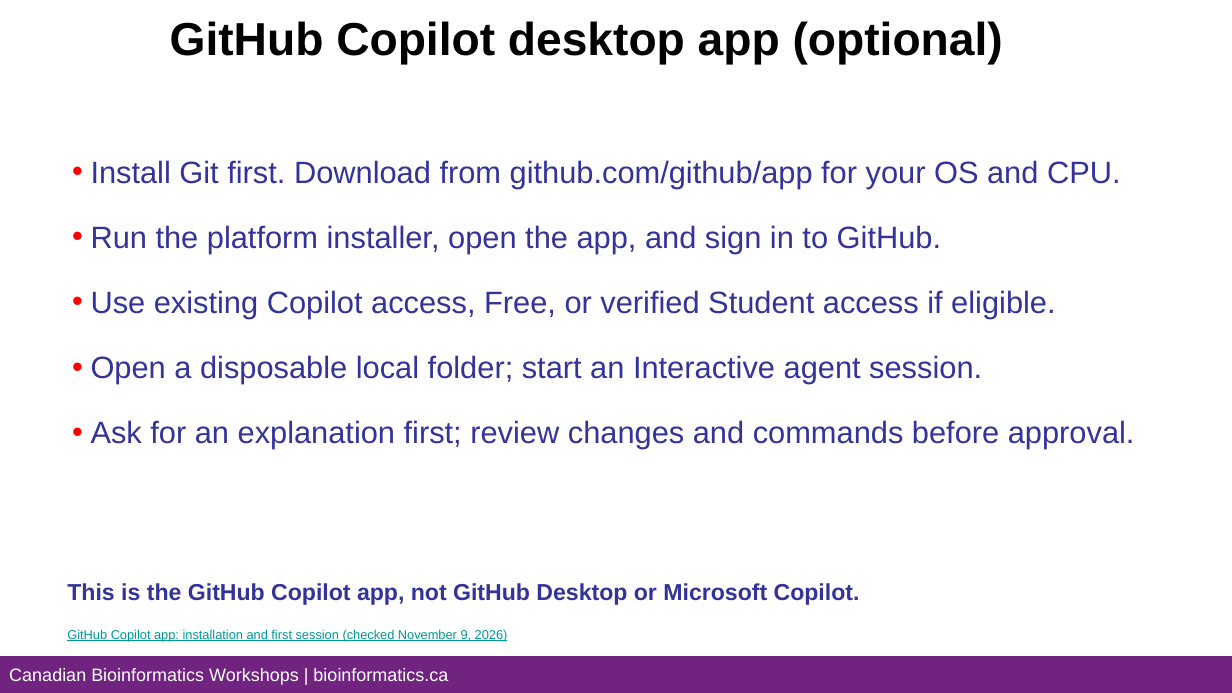
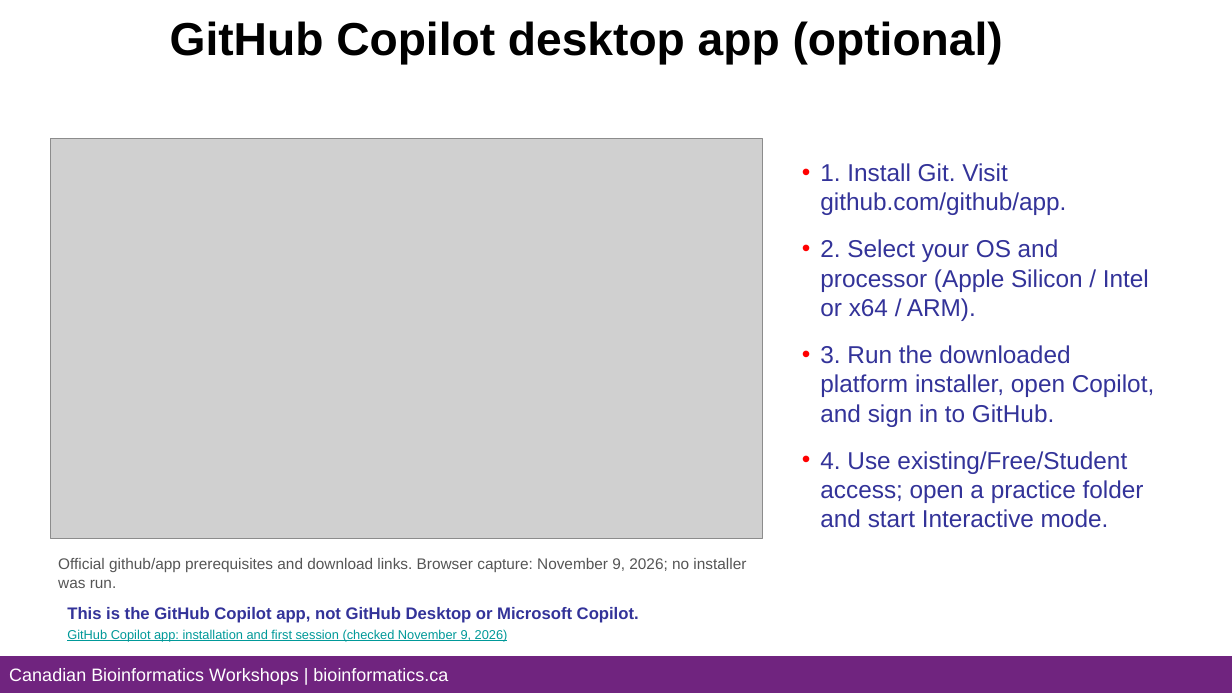
Before and after one commit to bioinformaticsdotca/LLM_Ed-2611, a slide deck: slide 11 of prework/LLM_Bioinformatics_Prework_Orientation.pptx (slide 10 before the commit). Drawn at 1232x693 pixels with LibreOffice and Linux fonts; fonts in the diff are those of the drawing; grey boxes stand for pictures; background and template pictures are left out. Boxes give left, top, right and bottom in pixels: in the first picture for what was removed or moved away, otherwise in the second. Text is boxed around its words. In the diff, an @@ line names an element or a change of style, - is before the commit and + after.

Commit message:
Illustrate AI tool installation and highlight Freebuff privacy risks

```diff
--- a/prework/LLM_Bioinformatics_Prework_Orientation.pptx
+++ b/prework/LLM_Bioinformatics_Prework_Orientation.pptx
@@ picture added at (51,139,762,539) @@
@@ text at (820,163,1154,528): text changed; size 24 to 19 pt @@
-• Install Git first. Download from github.com/github/app for your OS and CPU.
-• Run the platform installer, open the app, and sign in to GitHub.
-• Use existing Copilot access, Free, or verified Student access if eligible.
-• Open a disposable local folder; start an Interactive agent session.
-• Ask for an explanation first; review changes and commands before approval.
+• 1. Install Git. Visit github.com/github/app.
+• 2. Select your OS and processor (Apple Silicon / Intel or x64 / ARM).
+• 3. Run the downloaded platform installer, open Copilot, and sign in to GitHub.
+• 4. Use existing/Free/Student access; open a practice folder and start Interactive mode.
@@ text added at (58,558,746,588), 12 pt, text #555555 @@
+Official github/app prerequisites and download links. Browser capture: November 9, 2026; no installer was run.
@@ text "This is the GitHub Copilot ...": place and size @@
-text "This is the GitHub Copilot ..." at (67,583,860,605)
+text "This is the GitHub Copilot ..." at (67,607,639,623)
@@ text "This is the GitHub Copilot ..." at (67,607,639,623): size 18 to 13 pt @@
```
Also in this commit, not shown: 2 other slides changed, 2 slides added, 15 other files.
